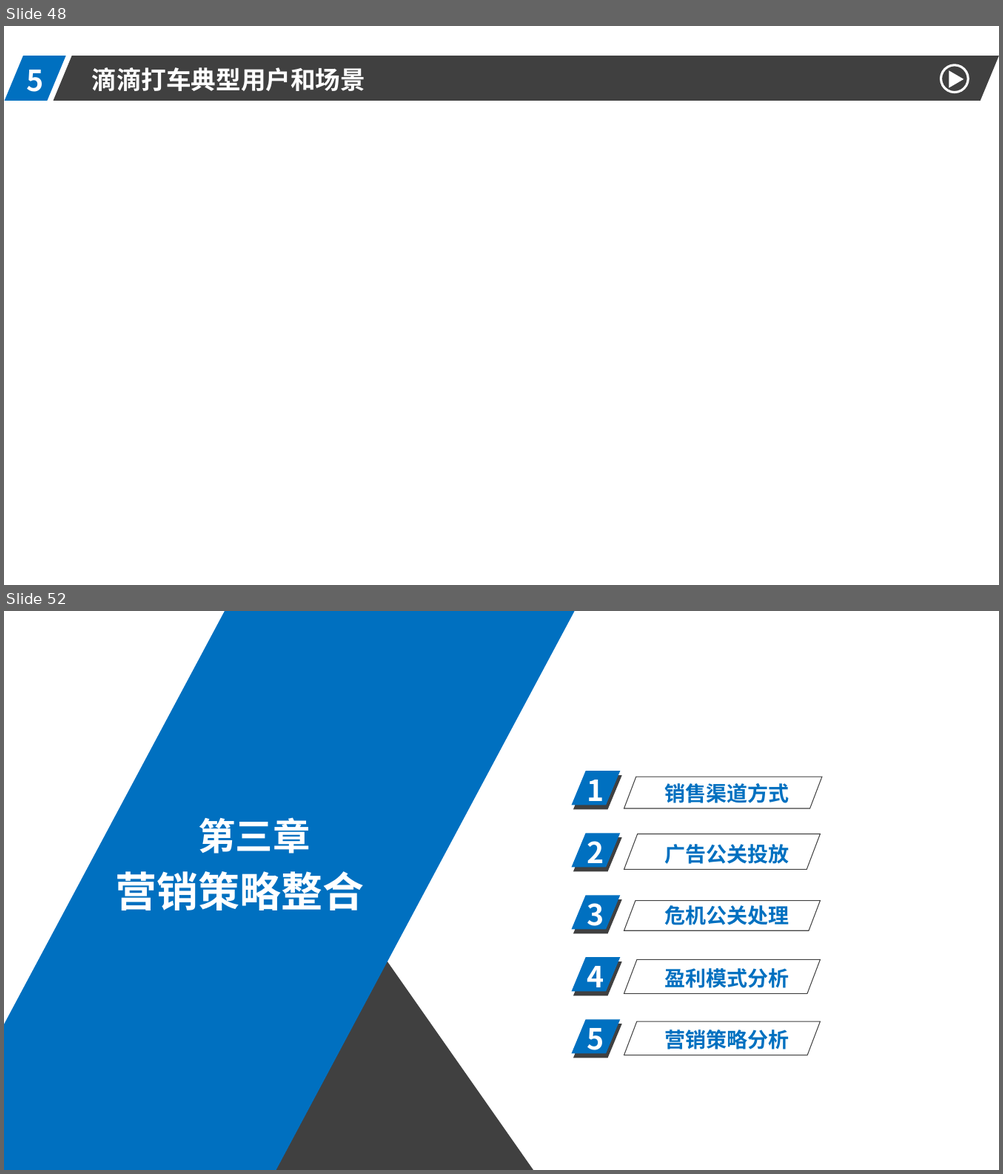
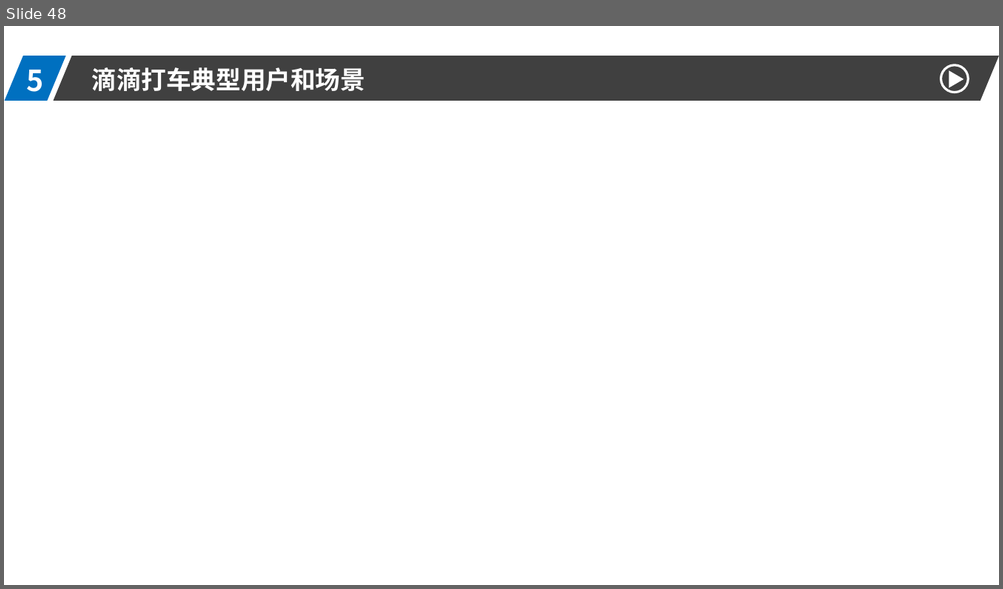
Before and after one commit to xiandairuangong17/CANTool, a slide deck: ppt-resource/xiandairuanjiangongcheng.pptx. Shown one above the other, each under a label of ours: slides 48 and 52 before the commit, slide 48 after it; the slides between them are not shown. The pictures are 1003x1174 and 1003x589 pixels, drawn with LibreOffice and Linux fonts; fonts in the diff are those of the drawing. Boxes give left, top, right and bottom in pixels: in the first picture for what was removed or moved away, otherwise in the second. Text is boxed around its words. In the diff, an @@ line names an element or a change of style, - is before the commit and + after.

```diff
--- a/ppt-resource/xiandairuanjiangongcheng.pptx
+++ b/ppt-resource/xiandairuanjiangongcheng.pptx
@@ slide 52 removed at [4, 611, 999, 1170], background #FFFFFF @@
@@ parallelogram removed at [4, 611, 575, 1170] @@
@@ parallelogram removed at [571, 772, 620, 806] @@
@@ parallelogram removed at [573, 775, 622, 809] @@
@@ text removed at [587, 780, 604, 809] @@
-1
@@ parallelogram removed at [624, 777, 822, 809] @@
@@ text removed at [664, 783, 788, 803] @@
-销售渠道方式
@@ text removed at [198, 817, 310, 854] @@
-第三章
@@ parallelogram removed at [571, 833, 620, 868] @@
@@ parallelogram removed at [573, 838, 622, 872] @@
@@ text removed at [587, 841, 604, 871] @@
-2
@@ parallelogram removed at [624, 834, 820, 870] @@
@@ text removed at [664, 844, 788, 864] @@
-广告公关投放
@@ text removed at [116, 871, 364, 911] @@
-营销策略整合
@@ parallelogram removed at [571, 895, 620, 930] @@
@@ parallelogram removed at [573, 900, 622, 934] @@
@@ text removed at [587, 903, 604, 934] @@
-3
@@ parallelogram removed at [624, 901, 820, 931] @@
@@ text removed at [664, 906, 788, 925] @@
-危机公关处理
@@ freeform shape removed at [270, 956, 533, 1170] @@
@@ parallelogram removed at [571, 958, 620, 992] @@
@@ parallelogram removed at [573, 962, 622, 996] @@
@@ parallelogram removed at [624, 960, 820, 994] @@
@@ text removed at [587, 966, 604, 996] @@
-4
@@ text removed at [664, 968, 788, 988] @@
-盈利模式分析
@@ parallelogram removed at [571, 1020, 620, 1054] @@
@@ parallelogram removed at [573, 1025, 622, 1059] @@
@@ text removed at [587, 1028, 604, 1058] @@
-5
@@ parallelogram removed at [624, 1022, 820, 1056] @@
@@ text removed at [664, 1030, 788, 1050] @@
-营销策略分析
```
Also in this commit, not shown: 6 slides changed, 15 other slides removed.
